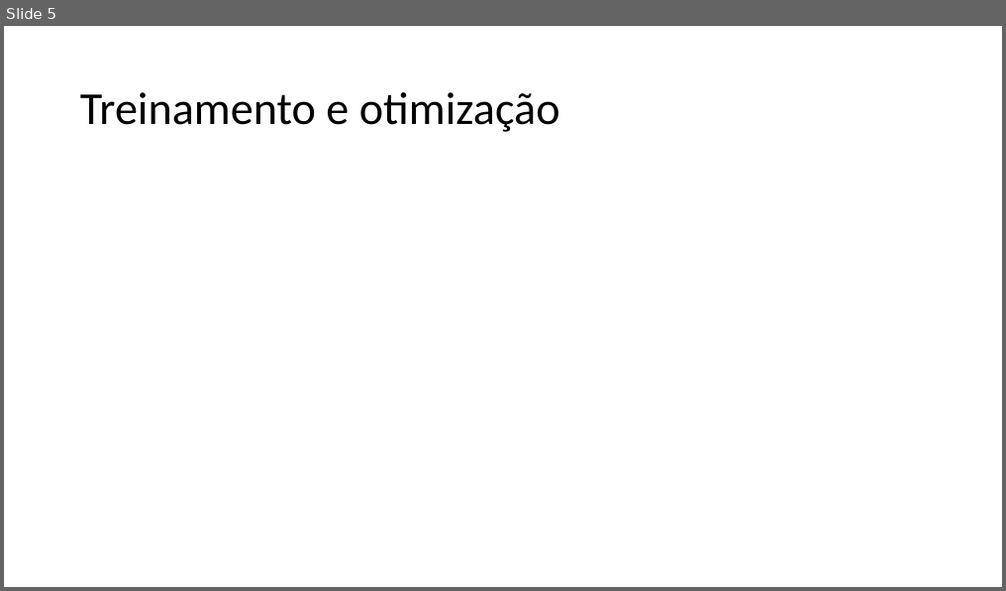
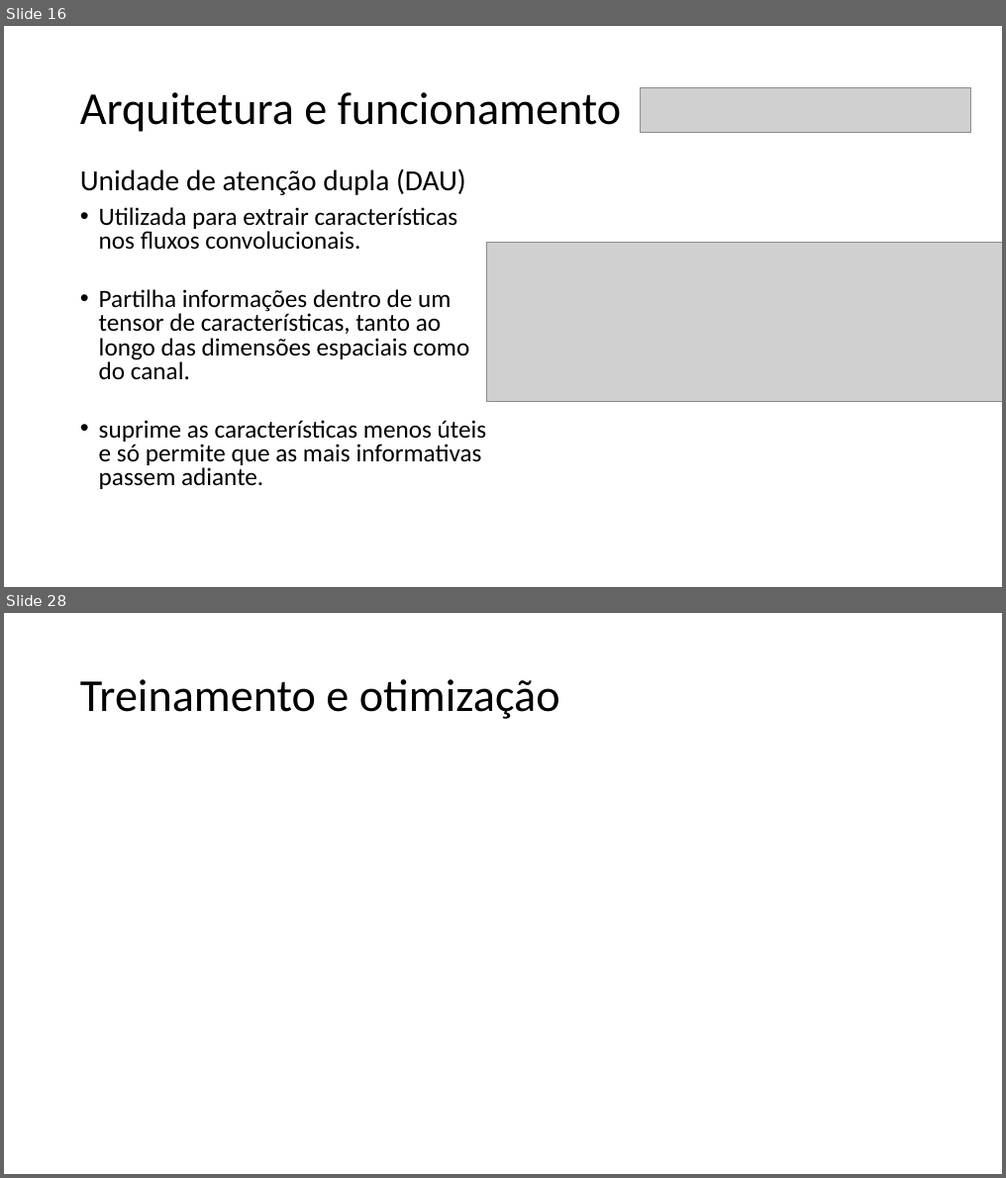
Before and after one commit to HyAgOsK/Research-Machine-Laerning-models, a slide deck: Seminário MirNet/TP558_X_Template.pptx. Shown one above the other, each under a label of ours: slide 5 before the commit, slides 16 and 28 after it; the slides between them are not shown. The pictures are 1006x591 and 1006x1178 pixels, drawn with LibreOffice and Linux fonts; fonts in the diff are those of the drawing; grey boxes stand for pictures. Boxes give left, top, right and bottom in pixels: in the first picture for what was removed or moved away, otherwise in the second. Text is boxed around its words. In the diff, an @@ line names an element or a change of style, - is before the commit and + after.

```diff
--- a/Seminário MirNet/TP558_X_Template.pptx
+++ b/Seminário MirNet/TP558_X_Template.pptx
@@ slide 16 added at [4, 26, 1002, 587], background #FFFFFF @@
@@ title added at [80, 92, 621, 132], 44 pt, text #000000 @@
+Arquitetura e funcionamento
@@ picture added at [641, 88, 971, 132] @@
@@ text added at [80, 169, 487, 489], 24 pt, text #000000 @@
+Unidade de atenção dupla (DAU)
+• Utilizada para extrair características nos fluxos convolucionais.
+• Partilha informações dentro de um tensor de características, tanto ao longo das dimensões espaciais como do canal.
+• suprime as características menos úteis e só permite que as mais informativas passem adiante.
@@ picture added at [486, 243, 1002, 402] @@
@@ what was slide 5 is now slide 28 @@
```
Also in this commit, not shown: 2 slides changed, 24 other slides added, 2 slides removed, 5 other files.
